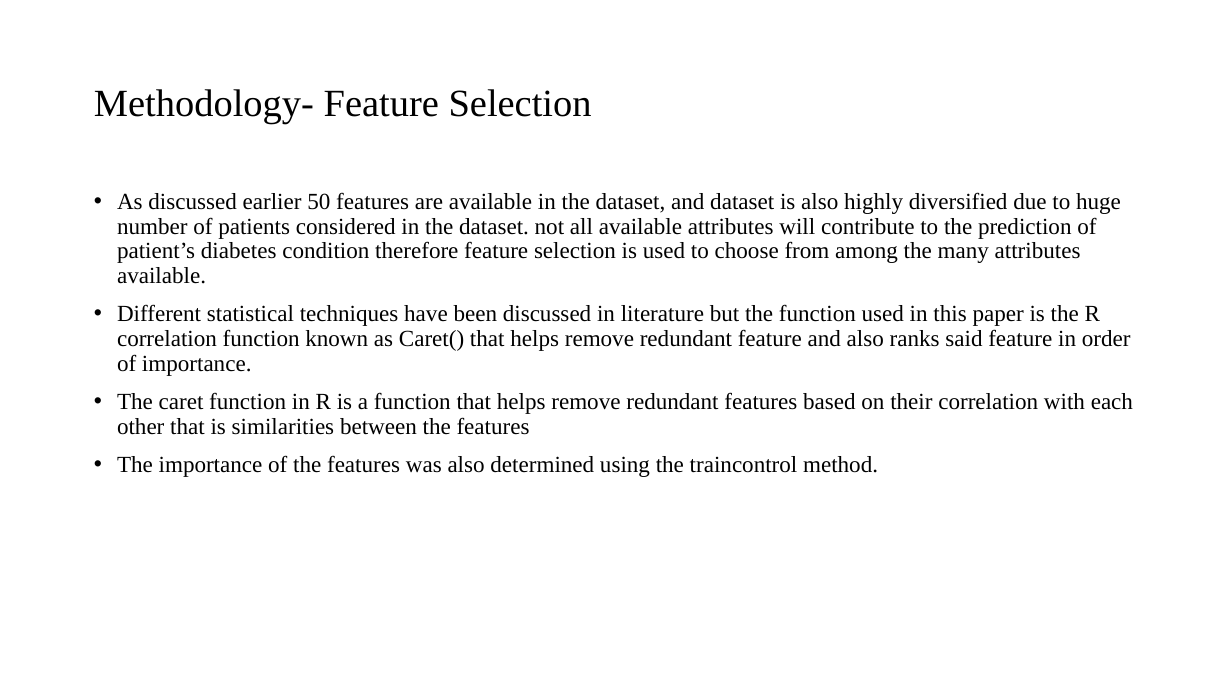
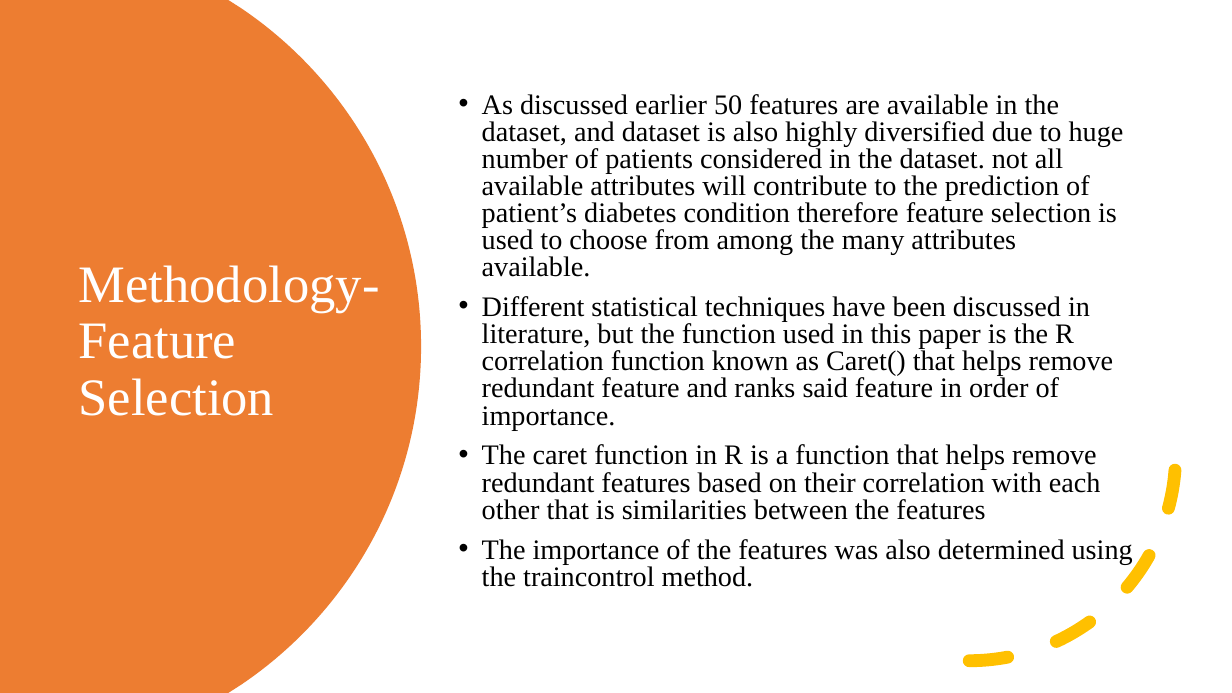
Before and after one commit to Celestina-ayeni/Dissertation, a slide deck: slide 5 of DissertationPresentation.pptx. Drawn at 1232x693 pixels with LibreOffice and Linux fonts; fonts in the diff are those of the drawing. Boxes give left, top, right and bottom in pixels: in the first picture for what was removed or moved away, otherwise in the second. Text is boxed around its words. In the diff, an @@ line names an element or a change of style, - is before the commit and + after.

```diff
--- a/DissertationPresentation.pptx
+++ b/DissertationPresentation.pptx
@@ freeform shape added at [0, 0, 421, 693], fill #ED7D31 @@
@@ text "As discussed earlier 50 features ...": place and size @@
-text "As discussed earlier 50 features ..." at [117, 192, 1133, 477]
+text "As discussed earlier 50 features ..." at [482, 94, 1133, 587]
@@ text "As discussed earlier 50 features ..." at [482, 94, 1133, 587]: vertical alignment top to middle @@
@@ title "Methodology- Feature Selection": place and size @@
-title "Methodology- Feature Selection" at [94, 89, 592, 124]
+title "Methodology- Feature Selection" at [79, 265, 380, 416]
@@ title "Methodology- Feature Selection" at [79, 265, 380, 416]: size 30 to 41 pt, text colour #000000 to #FFFFFF @@
@@ text at [482, 94, 1133, 587]: size 18 to 22 pt in "As discussed earlier 50 features are available ...", "The caret function in R is a ...", "The importance of the features was also ..."; line spacing 0.9 to 0.8 @@
@@ arc (boxed as its full ellipse) added at [763, 249, 1177, 662], outline #FFC000 10 pt dashed @@
@@ text at [482, 296, 1113, 430]: text changed; size 18 to 22 pt @@
-• Different statistical techniques have been discussed in literature but the function used in this paper is the R correlation function known as Caret() that helps remove redundant feature and also ranks said feature in order of importance.
+• Different statistical techniques have been discussed in literature, but the function used in this paper is the R correlation function known as Caret() that helps remove redundant feature and ranks said feature in order of importance.
```
Also in this commit, not shown: 13 other slides changed, 1 slide added.
